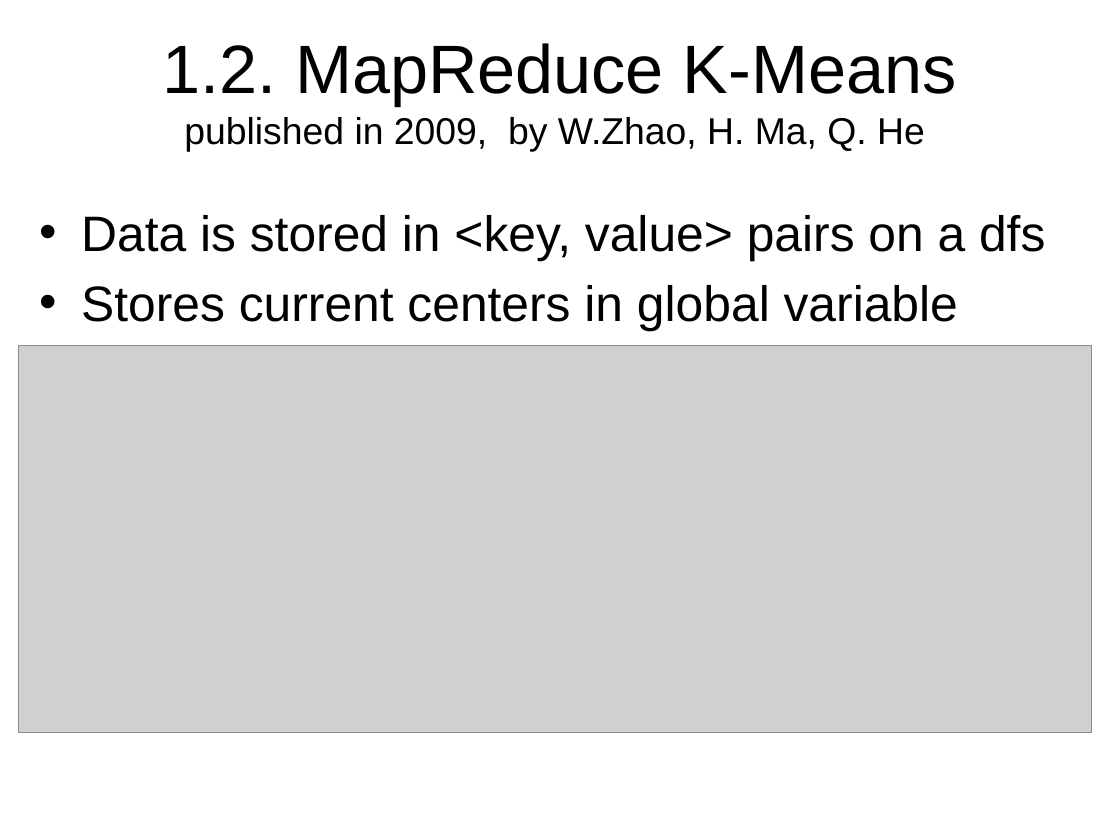
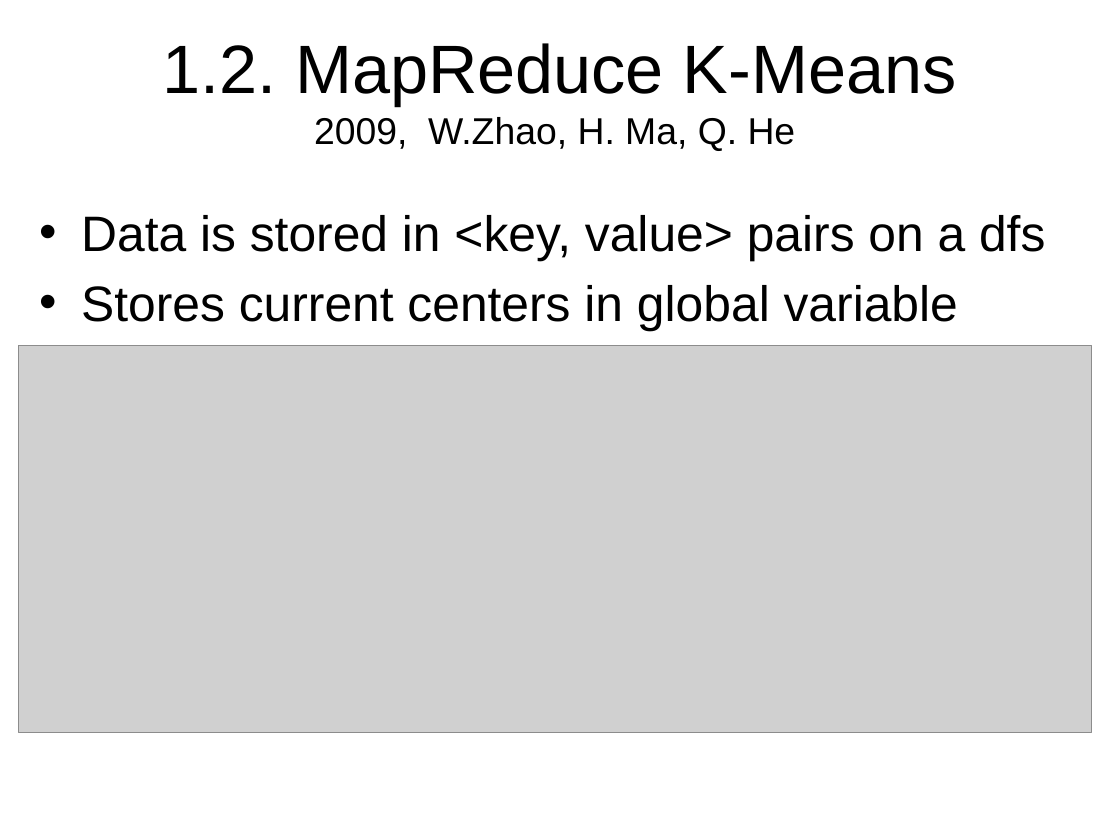
Before and after one commit to StefanSebastian/BeerReviewClustering, a slide deck: slide 9 of referate/amda/r1/presentation/presentation.pptx. Drawn at 1120x840 pixels with LibreOffice and Linux fonts; fonts in the diff are those of the drawing; grey boxes stand for pictures; background and template pictures are left out. Boxes give left, top, right and bottom in pixels: in the first picture for what was removed or moved away, otherwise in the second. Text is boxed around its words. In the diff, an @@ line names an element or a change of style, - is before the commit and + after.

Commit message:
Presentation

```diff
--- a/referate/amda/r1/presentation/presentation.pptx
+++ b/referate/amda/r1/presentation/presentation.pptx
@@ title at (x1=162, y1=43, x2=957, y2=151): text changed @@
-1.2. MapReduce K-Means
-published in 2009, by W.Zhao, H. Ma, Q. He
+1.2. MapReduce K-Means
+2009, W.Zhao, H. Ma, Q. He
```
Also in this commit, not shown: 1 other slide changed, 12 slides added.
